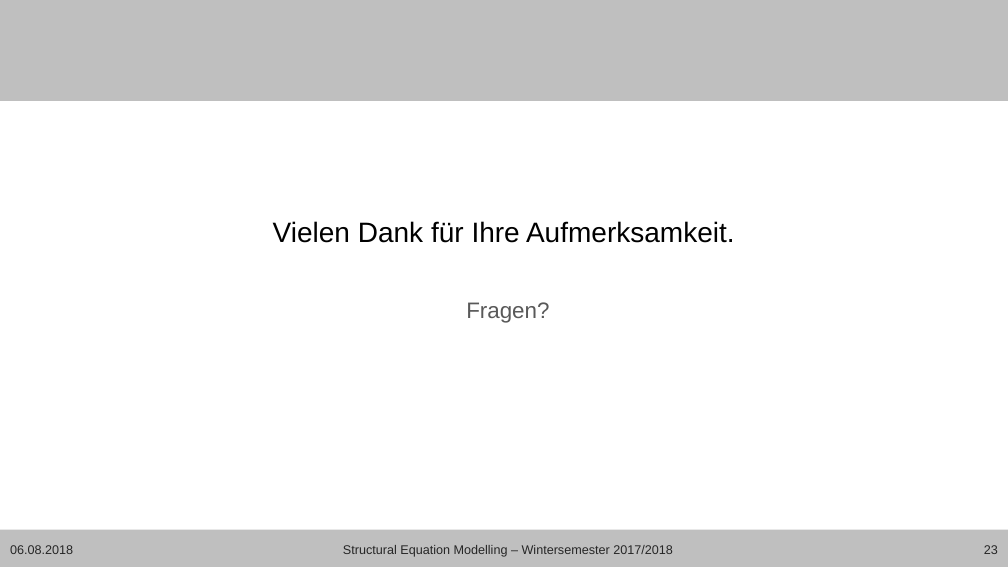
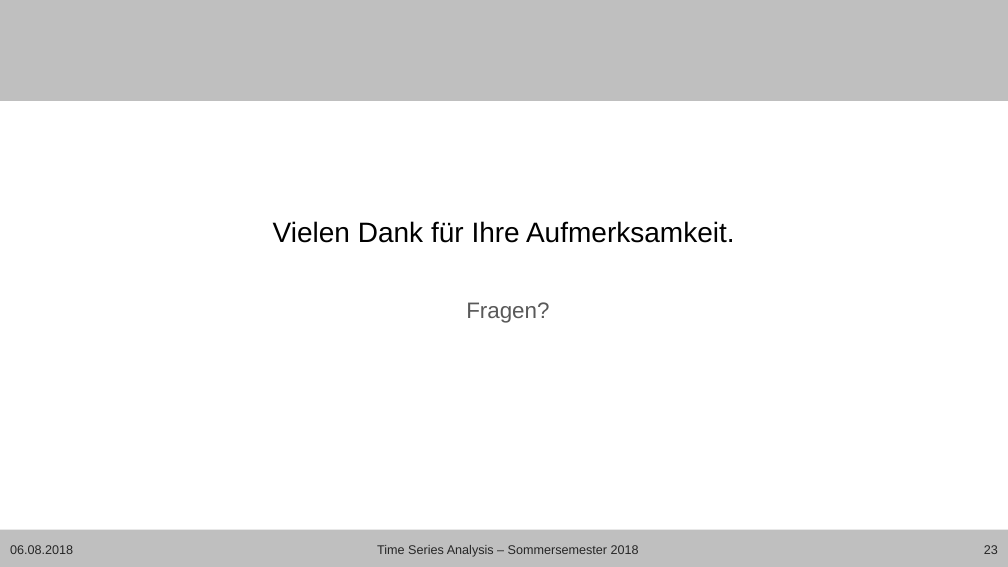
Before and after one commit to Janis90/time-series-anaysis, a slide deck: slide 23 of presentation/tsa_presentation_final.pptx. Drawn at 1008x567 pixels with LibreOffice and Linux fonts; fonts in the diff are those of the drawing; background and template pictures are left out. Boxes give left, top, right and bottom in pixels: in the first picture for what was removed or moved away, otherwise in the second. Text is boxed around its words. In the diff, an @@ line names an element or a change of style, - is before the commit and + after.

```diff
--- a/presentation/tsa_presentation_final.pptx
+++ b/presentation/tsa_presentation_final.pptx
@@ text at (377,545,639,557): text changed @@
-Structural Equation Modelling – Wintersemester 2017/2018
+Time Series Analysis – Sommersemester 2018
```
Also in this commit, not shown: 5 other slides changed.
